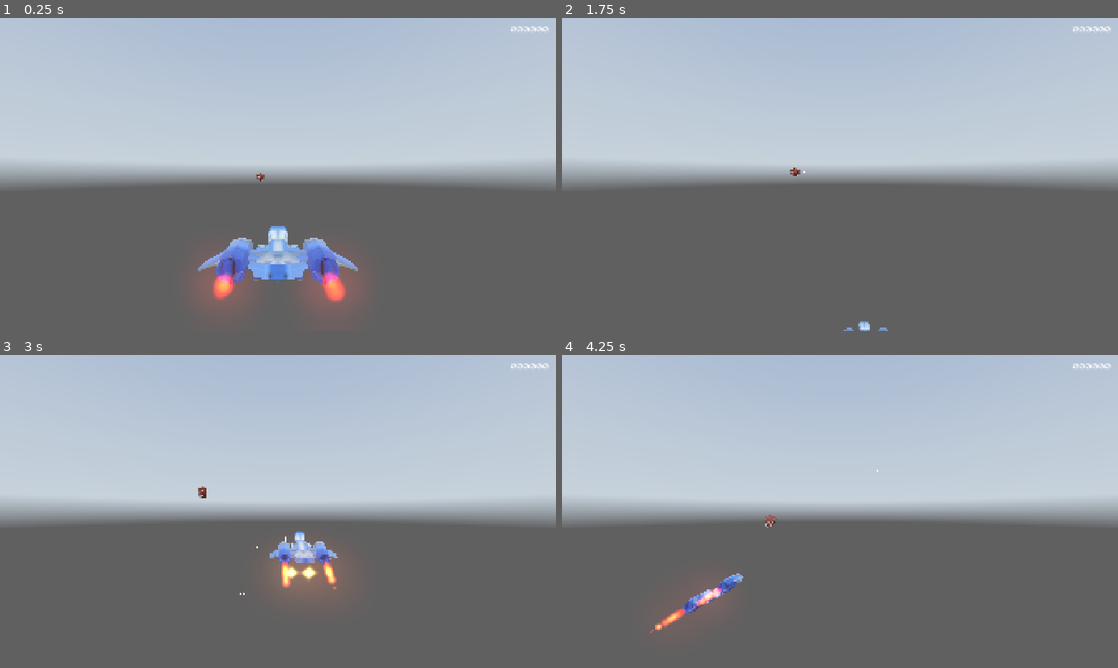
Above: before the commit, frames 1-4 (two rows, left to right).
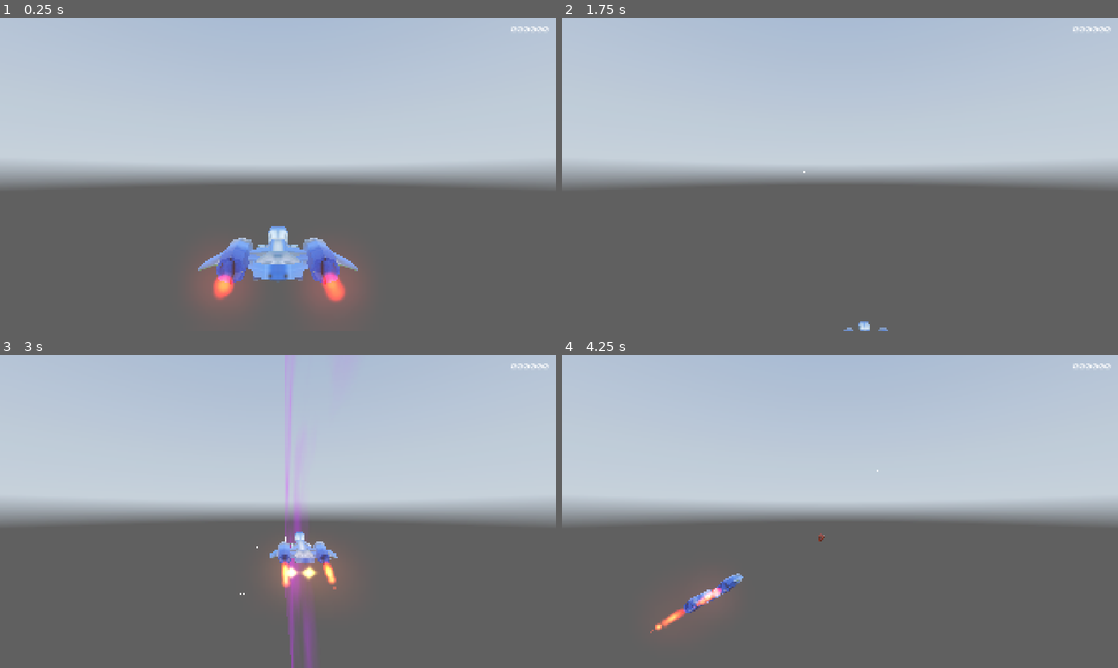
Above: after the commit, the same moments.

Repository: andrzejwitkowski/flight3d
Game: Godot game, scene res://Scenes/World/World.tscn
Same seed, same stepped clock (60 frames per second), same inputs: the game is played once before the commit and once after it. A sky picture missing from this copy of the repository is replaced by a grey-blue gradient. Sound files missing from this copy of the repository are replaced by a short silence.
Inputs:
- Up to frame 1 (0.25 s): no input
- Up to frame 2 (1.75 s): hold D (roll_right) 0.53-1.28 s; hold Space (shoot) 0.53-1.28 s; hold W (pitch_down) from 1.28 s (still down); tap Space (shoot) at 1.35 s
- Up to frame 3 (3 s): release W (pitch_down) at 2.03 s; hold D (roll_right) 2.03-2.78 s; hold Space (shoot) 2.03-2.78 s; hold S (pitch_up) from 2.78 s (still down); tap Space (shoot) at 2.85 s
- Up to frame 4 (4.25 s): release S (pitch_up) at 3.53 s; hold A (roll_left) from 3.53 s (still down); hold Space (shoot) from 3.53 s (still down)

The runs differ from the first frame. In frame 1, less than 0.1% of the frame differs, in the area x 46-48%, y 49-53%; in frame 2, less than 0.1%; in frame 3, 1.3%, in the area x 35-57%, y 0-100%; in frame 4, less than 0.1%.

Commit message:
add enemy spawning functionality; adjust timer settings for TieFighter and Asteroid

Diff:
--- a/Resources/LossOfControl.tres
+++ b/Resources/LossOfControl.tres
@@ -3,5 +3,6 @@
 [ext_resource type="Script" uid="uid://ck7nlh2dg7po3" path="res://Scenes/TieFighter/Behaviours/LossOfControl.gd" id="1_q6tht"]
 
 [resource]
+resource_local_to_scene = true
 script = ExtResource("1_q6tht")
 metadata/_custom_type_script = "uid://ck7nlh2dg7po3"
--- a/Scenes/Spawner/Spawner.gd
+++ b/Scenes/Spawner/Spawner.gd
@@ -11,6 +11,8 @@
 const IMPACT_FLASH = preload("uid://djbfi8fbov5j")
 const PLAYER_LASER = preload("uid://4il378veeq2p")
 const TIE_LASER = preload("res://Scenes/Laser/TieLaser.tscn")
+const ASTEROID = preload("res://Scenes/Asteroid/Asteroid.tscn")
+const TIE_FIGHTER = preload("res://Scenes/TieFighter/TieFighter.tscn")
 
 enum SceneNames { ImpactFlash }
 enum LaserType { PlayerLaser, TieLaser }
@@ -63,9 +65,28 @@
 		LaserType.TieLaser:
 			_tieLaserPool.active_next_scene(p_tr)
 
+
+func spawn_enemies(scene: PackedScene,
+				wait_time: float,
+				spawn_range_x: Vector2,
+				spawn_range_y: Vector2,
+				count_range: Vector2i,
+				timer: Timer) -> void:
+	if !enabled: return
+
+	var rand_x: float = randf_range(spawn_range_x.x, spawn_range_x.y)
+	var rand_y: float = randf_range(spawn_range_y.x, spawn_range_y.y)
+	var np: Vector3 = Vector3(rand_x, rand_y, global_position.z)
+
+	for i in randi_range(count_range.x, count_range.y):
+		var enemy: Node3D = scene.instantiate()
+		call_deferred("add_with_position", enemy, np)
+		await get_tree().create_timer(wait_time, false).timeout
+
+	timer.start()
+
 func _on_tie_timer_timeout() -> void:
-	pass
-
+	spawn_enemies(TIE_FIGHTER, 2.5, x_range, y_range, Vector2i(1,3), tie_timer)
 
 func _on_asteroid_timer_timeout() -> void:
-	pass
+	spawn_enemies(ASTEROID, 2.5, x_range, y_range, Vector2i(1,3), asteroid_timer)
--- a/Scenes/Spawner/Spawner.tscn
+++ b/Scenes/Spawner/Spawner.tscn
@@ -6,12 +6,12 @@
 script = ExtResource("1_sop60")
 
 [node name="TieTimer" type="Timer" parent="."]
-wait_time = 3.0
+wait_time = 5.0
 one_shot = true
 autostart = true
 
 [node name="AsteroidTimer" type="Timer" parent="."]
-wait_time = 5.0
+wait_time = 3.0
 one_shot = true
 autostart = true
 
--- a/Scenes/TieFighter/TieFighter.gd
+++ b/Scenes/TieFighter/TieFighter.gd
@@ -11,14 +11,27 @@
 @onready var player_ref: LinkPlayer = $PlayerRef
 @onready var gun: Gun = $Pivot/Gun
 
+const TIE_JUST_FLY = preload("res://Resources/TieJustFly.tres")
+const LOSS_OF_CONTROL = preload("res://Resources/LossOfControl.tres")
+const TURN_SHOOT = preload("res://Resources/TurnShoot.tres")
+
+func choose_random_bahaviour() -> void:
+	var r: float = randf()
+	if r < 0.2:
+		enemy_bahaviour = LOSS_OF_CONTROL.duplicate(true)
+	elif r < 0.6:
+		enemy_bahaviour = TURN_SHOOT.duplicate(true)
+	else:
+		enemy_bahaviour = TIE_JUST_FLY.duplicate(true)
+	enemy_bahaviour.setup(self)
+
 func _ready() -> void:
-	if enemy_bahaviour:
-		enemy_bahaviour.setup(self)
+	choose_random_bahaviour()
 	face_player()
 
 func _physics_process(delta: float) -> void:
 	if !stay_still and enemy_bahaviour:
-			enemy_bahaviour.update(delta)
+		enemy_bahaviour.update(delta)
 
 func face_player() -> void:
 	if player_ref.player_z > global_position.z:
--- a/Scenes/World/World.tscn
+++ b/Scenes/World/World.tscn
@@ -8,7 +8,6 @@
 [ext_resource type="PackedScene" uid="uid://b5s5dito4uyp1" path="res://Scenes/Spawner/Spawner.tscn" id="8_kjd5s"]
 [ext_resource type="PackedScene" uid="uid://ddm7duwsc0shq" path="res://Scenes/Vfx/ShadedWall.tscn" id="8_p7pgw"]
 [ext_resource type="PackedScene" uid="uid://dnadhe3vdh8gj" path="res://Scenes/PlayerCam/Camera3d.tscn" id="9_p7pgw"]
-[ext_resource type="PackedScene" uid="uid://de2684mamday8" path="res://Scenes/Asteroid/Asteroid.tscn" id="10_kuxid"]
 [ext_resource type="PackedScene" uid="uid://2gv3qb8l4xt0" path="res://Scenes/GameUi/GameUi.tscn" id="11_0d0er"]
 
 [sub_resource type="PanoramaSkyMaterial" id="PanoramaSkyMaterial_j0p05"]
@@ -64,7 +63,6 @@
 [node name="Player" parent="." instance=ExtResource("7_87yka")]
 
 [node name="Walls" type="Node3D" parent="."]
-visible = false
 
 [node name="ShadedWall" parent="Walls" instance=ExtResource("8_p7pgw")]
 transform = Transform3D(-2.1855695e-07, 5, -2.1855695e-07, 0, -2.1855695e-07, -5, -5, -2.1855695e-07, 9.553427e-15, 0, 40, -12)
@@ -108,7 +106,4 @@
 [node name="Start" type="Node3D" parent="."]
 transform = Transform3D(1, 0, 0, 0, 1, 0, 0, 0, 1, -0.13907051, 0, -11.09429)
 
-[node name="Asteroid" parent="." instance=ExtResource("10_kuxid")]
-transform = Transform3D(1, 0, 0, 0, 1, 0, 0, 0, 1, -15.420891, 0, -174.36986)
-
 [connection signal="timeout" from="TestTimer" to="." method="_on_test_timer_timeout"]
Not shown: 1 places in Scenes/World/World.tscn that only renumber resources
